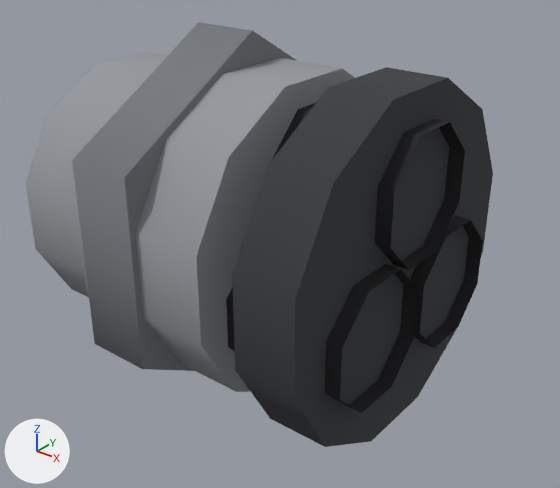
The OBJ model src/main/resources/assets/apocalypse_firstlight/models/block/power_cable/arm_plug_west.obj: old version first, new version second.
Both versions are drawn from a 50 mm lens placed at (0.544, -0.955, 0.767), pointed at (0.182, -0.503, 0.487). Lighting does not change. The marker at lower left points along +X, +Y and +Z. The picture after the commit comes second. Where no turn or scale is listed for an object, it has been applied to the vertices. Vertices at exactly the same position are counted once.

In view in the first picture: 'arm_plug_west'.
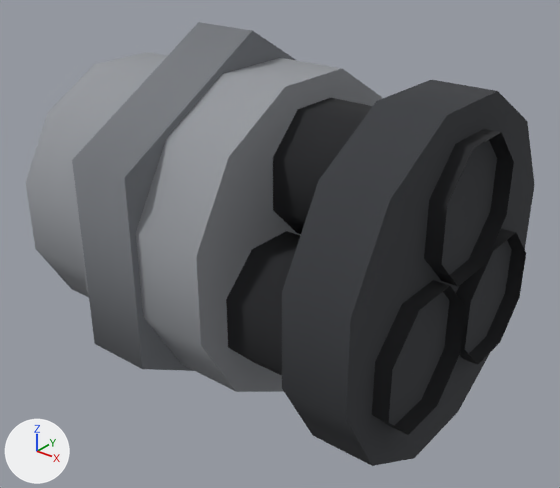
The change, as a list of edits to the scene's bpy script:
```text
Change me_arm_plug_west:
    used by ob_arm_plug_west; location = (0.0, 0.0, 0.0)
    remove me_arm_plug_west.from_pydata(...)  # 140 vertices, 150 faces; spans x 0.0..0.312, y -0.636..-0.364, z 0.344..0.656
    add me_arm_plug_west.from_pydata(...)  # 140 vertices, 150 faces; spans x 0.0..0.35, y -0.635..-0.365, z 0.344..0.656
    me_arm_plug_west part 1: the loose piece of 26 vertices spanning x 0.25..0.3, y -0.636..-0.364, z 0.364..0.636 is scaled about its middle by (1, 0.978, 0.978), then moved by (0.037, 0.0, 0.0)
    me_arm_plug_west part 2: all 24 vertices in x 0.312, y -0.602..-0.398, z 0.42..0.61 are moved by (0.037, 0.0, 0.0)
```

Pixel boxes [x1, y1, x2, y2] of what changed, in the pictures (560 x 488 px; the box of a moved part takes in the faces that stretch with it):
'arm_plug_west', reshaped (9% wider)
    before: [26, 22, 493, 447]
    after: [26, 22, 534, 466]
part 1 of me_arm_plug_west, moved or reshaped
    before: [232, 67, 493, 447]
    after: [282, 80, 534, 466]
part 2 of me_arm_plug_west, moved or reshaped
    before: [226, 103, 483, 413]
    after: [226, 98, 526, 435]
